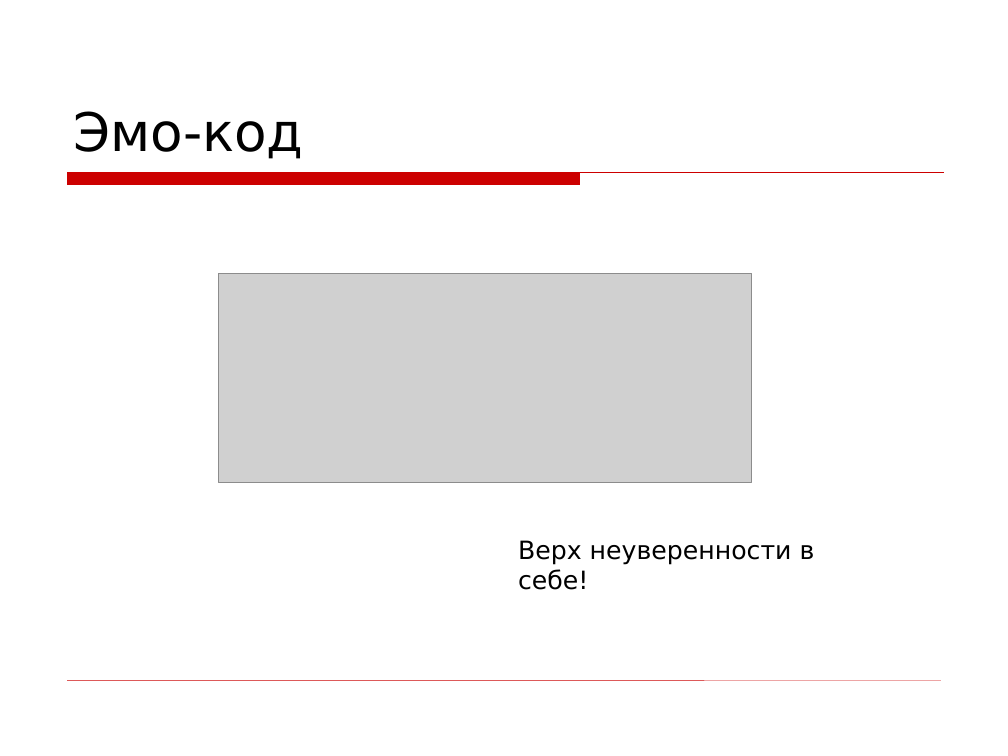
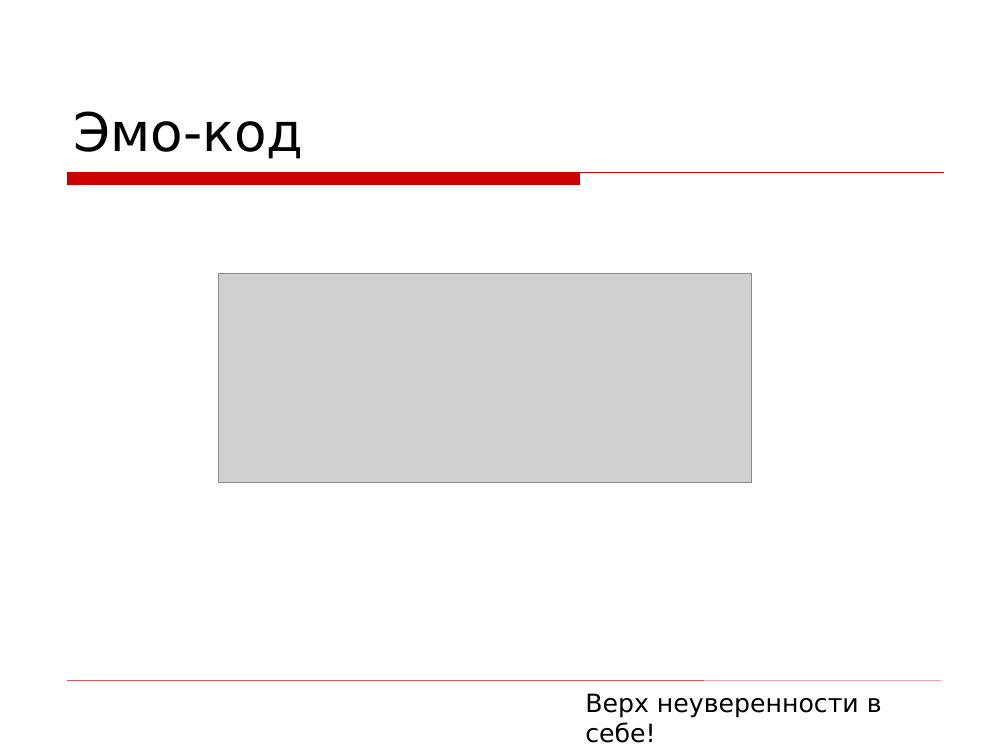
Before and after one commit to asolntsev/presentations, a slide deck: slide 16 of wtf-code/WTF_code.devclub.ru.ppt (slide 15 before the commit). Drawn at 1008x756 pixels with LibreOffice and Linux fonts; fonts in the diff are those of the drawing; grey boxes stand for pictures; background and template pictures are left out. Boxes give left, top, right and bottom in pixels: in the first picture for what was removed or moved away, otherwise in the second. Text is boxed around its words. In the diff, an @@ line names an element or a change of style, - is before the commit and + after.

```diff
--- a/wtf-code/WTF_code.devclub.ru.ppt
+++ b/wtf-code/WTF_code.devclub.ru.ppt
@@ text "Верх неуверенности в себе!": place and size @@
-text "Верх неуверенности в себе!" at (518, 540, 815, 590)
+text "Верх неуверенности в себе!" at (585, 693, 882, 743)
```
Also in this commit, not shown: 11 other slides changed, 10 slides added, 2 slides removed.
